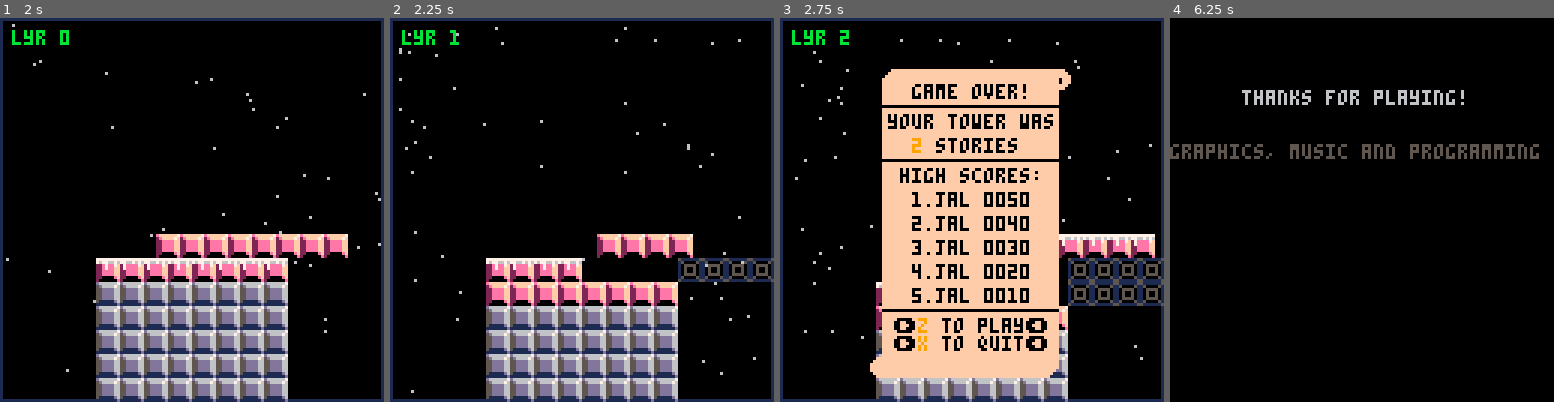
Above: before the commit, frames 1-4 (left to right).
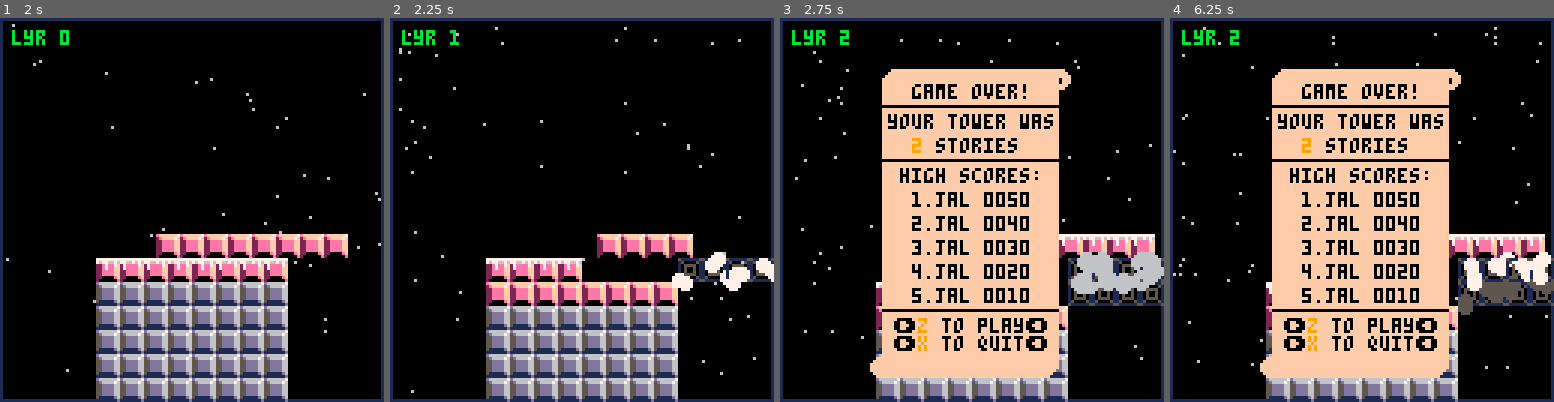
Above: after the commit, the same moments.

Repository: Gariben/Gaming
Game: PICO-8 cartridge Pico-8/Retreat/retreat.p8
The game is run twice, just before and just after one commit, with the same random seed, the same clock (stepped at 60 frames per second) and the same inputs.
Inputs:
- Up to frame 1 (2 s): tap X (X key) at 0.33, 1.07, 1.85 s; tap O (Z key) at 0.7, 1.7 s
- Up to frame 2 (2.25 s): tap O (Z key) at 2.1 s
- Up to frame 3 (2.75 s): tap O (Z key) at 2.5 s
- Up to frame 4 (6.25 s): tap O (Z key) every 0.4 s from 2.9 to 6.1 s; tap X (X key) at 2.97, 4.08, 5.2 s

Frame 1 is identical in both runs. In frame 2, 0.9% of the frame differs, in the area x 73-100%, y 60-72%; in frame 3, 1.8%; in frame 4, 43%, in the area x 0-100%, y 0-100%.

Commit message:
Added Explosive graphics to missed blocks
An item on the to-do list.
Accidentally committed to the wrong place.

Diff:
--- a/Pico-8/Retreat/retreat.p8
+++ b/Pico-8/Retreat/retreat.p8
@@ -183,7 +183,7 @@
 		if (btnp(4) and (scre.t>scre.gmovrt+10)) then
 			gmovr=false
 			gameplay_init()
-		elseif(btnp(5) and (scre.t>scre.gmovrt+10)) then
+		elseif(btnp(5) and (scre.t>scre.gmovrt+30)) then
 			scene=3
 			return
 		end
@@ -379,6 +379,28 @@
 	--draw misses
 	for m in all(misses) do
 		spr(m.sp,m.x,m.y)
+		for i,c in pairs(m.chunks) do
+			circfill(c.x,c.y,c.r,c.clr)
+			c.t+=1
+			if(c.t>2 and c.t<4) then
+				c.r=2
+			elseif (c.t>4 and c.t<6) then
+				c.r=3
+				if(i==1) then
+					sfx(0)
+				end
+			elseif (c.t>6 and c.t<10) then
+				c.clr=6
+			elseif (c.t>10 and c.t<14) then
+				c.clr=5
+			elseif (c.t>14 and c.t<18) then
+				c.r=2
+			elseif (c.t>18 and c.t<22) then
+				c.r=1
+			elseif (c.t>14) then
+				del(m.chunks,c)
+			end
+		end
 	end
 
 	--draw game over screen
@@ -443,54 +465,6 @@
 	fadeintext(crdts.t,cln4,12,60,120,20)
 	fadeintext(crdts.t,cln5,0,114,200,20)
 	fadeintext(crdts.t,cln6,0,122,200,20)
-	if(crdts.t==200+20*2) then
-		sfx(5)
-
-	end
-
-
-	if(crdts.t>200+20*2) then
-		spr(18,16,66)
-		spr(17,16,74)
-		spr(17,16,82)
-		spr(17,16,90)
-		spr(17,16,98)
-		spr(20,16,106)
-		spr(19,24,66)
-		spr(18,32,66)
-		spr(17,32,74)
-		spr(17,32,82)
-		spr(17,32,90)
-		spr(17,32,98)
-		spr(19,40,66)
-		spr(18,48,66)
-		spr(17,48,74)
-		spr(17,48,82)
-		spr(17,48,90)
-		spr(17,48,98)
-		spr(19,56,66)
-		spr(18,62,66)
-		spr(17,62,74)
-		spr(17,62,82)
-		spr(17,62,90)
-		spr(17,62,98)
-		spr(19,70,66)
-		spr(18,78,66)
-		spr(17,78,74)
-		spr(17,78,82)
-		spr(17,78,90)
-		spr(17,78,98)
-		spr(19,86,66)
-		spr(18,94,66)
-		spr(17,94,74)
-		spr(17,94,82)
-		spr(17,94,90)
-		spr(17,94,98)
-
-	end
-
-
-
 end
 
 
@@ -633,7 +607,6 @@
 
 	if (bar.blks[1].x+(blkw/2) < top2[1].x) then
 	 --missed before
-	 sfx(0)
 	 scre.cmb = 0
 		for i,b in pairs(bar.blks) do
 			local nx = rndblk(b.x)
@@ -641,9 +614,20 @@
 				local m = {
 					sp=3,
 					x=nx,
-					y=b.y
+					y=b.y,
+					chunks={}
 				}
-				explosion(m.x,m.y)
+
+				for i=1,3 do
+					add(m.chunks,{
+					 x=m.x+(rnd()*((8)+1)),
+					 y=m.y+(rnd()*((8)+1)),
+					 t=1,
+					 r=1,
+					 clr=7
+					})
+				end
+
 				add(misses,m)
 				lost+=1
 			else
@@ -659,7 +643,6 @@
 		lost=0
 	elseif (bar.blks[bar.w].x > top2[bar.w].x+(blkw/2)) then
 	 --missed after
-	 sfx(0)
 	 scre.cmb = 0
 		for i,b in pairs(bar.blks) do
 			local nx = rndblk(b.x)
@@ -667,9 +650,20 @@
 				local m = {
 					sp=3,
 					x=nx,
-					y=b.y
+					y=b.y,
+					chunks={}
 				}
-				explosion(m.x,m.y)
+
+				for i=1,3 do
+					add(m.chunks,{
+					 x=m.x+(rnd()*((8)+1)),
+					 y=m.y+(rnd()*((8)+1)),
+						t=1,
+						r=1,
+						clr=7
+					})
+				end
+
 				add(misses,m)
 				lost+=1
 			else
@@ -748,7 +742,13 @@
 
 	--update misses
 	for m in all(misses) do
-		m.y+=blkw
+		m.y+=blkh
+		for c in all(m.chunks) do
+			c.y+=blkh
+			if(m.y-3>127) then
+			del(m.chunks, m)
+			end
+		end
 		if(m.y>127) then
 			del(misses, m)
 		end
@@ -824,13 +824,6 @@
 	lost=0
 
 end
-
-
-function explosion(x,y)
-
-end
-
-
 
 
 
@@ -844,14 +837,14 @@
 0000000055dddd6622eeeeff1055550122eeeeff22eeeeff449999aa2222eeeeeeeeffff2222ee77eeee77ff0000000000000000000008888000000000000000
 00000000511111d6220000ef15000051220000ef220000ef4400009a2222eeeeeeeeffff2222ee77eeeeffff0000000000000000000888888880000000000000
 000000001111111d2000000e511111152000000e2000000e400000092222eeeeeeeeffff2222ee77eeeeffff0000000000000000088888888880000000000000
-000000000103001000000000000000000103001000000000000000002222eeeeeeeeffff77777777777777770000000000000000888888888888000000000000
-000000000100301011111111111111111000300100000000000000002222eeeeeeeeffff77777777777777770000000000000088888888888888000000000000
-000000000103001000030000000000000003000000000000000000002222eeeeeeeeffff77776666776677660000000000000088888888888888000000000000
-000000000100301030303030303030303030303000000000000000002222eeeeeeeeffff77776666776677660000000000008888888888888888000000000000
-00000000010300100303030303030303030303030000000000000000222200000000eeff2277eeeeeeee77ff0000000000888888888888888888000000000000
-00000000010030100000300000000000000000000000000000000000222200000000eeff2277eeeeeeee77ff0000000000888888888888888888000000000000
-0000000001030010100300011111111111111111000000000000000022000000000000ee2277eeeeeeeeffff0000000088888888888888888880000000000000
-0000000001003010010030100000000000000000000000000000000022000000000000ee2277eeeeeeeeffff0000000888888888888888888880000000000000
+000000000000000000000000000000000600000000600000000000002222eeeeeeeeffff77777777777777770000000000000000888888888888000000000000
+000000000000000000000000000000006060000006660000000000002222eeeeeeeeffff77777777777777770000000000000088888888888888000000000000
+000000000000000000000000000000000600000066666000000000002222eeeeeeeeffff77776666776677660000000000000088888888888888000000000000
+000000000000000000000000000000000000000006660000000000002222eeeeeeeeffff77776666776677660000000000008888888888888888000000000000
+00000000000000000000000000000000000000000060000000000000222200000000eeff2277eeeeeeee77ff0000000000888888888888888888000000000000
+00000000000000000000000000000000000000000000000000000000222200000000eeff2277eeeeeeee77ff0000000000888888888888888888000000000000
+0000000000000000000000000000000000000000000000000000000022000000000000ee2277eeeeeeeeffff0000000088888888888888888880000000000000
+0000000000000000000000000000000000000000000000000000000022000000000000ee2277eeeeeeeeffff0000000888888888888888888880000000000000
 00000000000000000000000000000000000000000000000000000000000000000000000000000000000000000000088888888888888888888880000000000000
 00000000000000000000000000000000000000000000000000000000000000000000000000000000000000000000088808888888888888888800000000000000
 00000000000000000000000000000000000000000000000000000000000000000000000000000000000000000000000008888888888888888000000000000000
